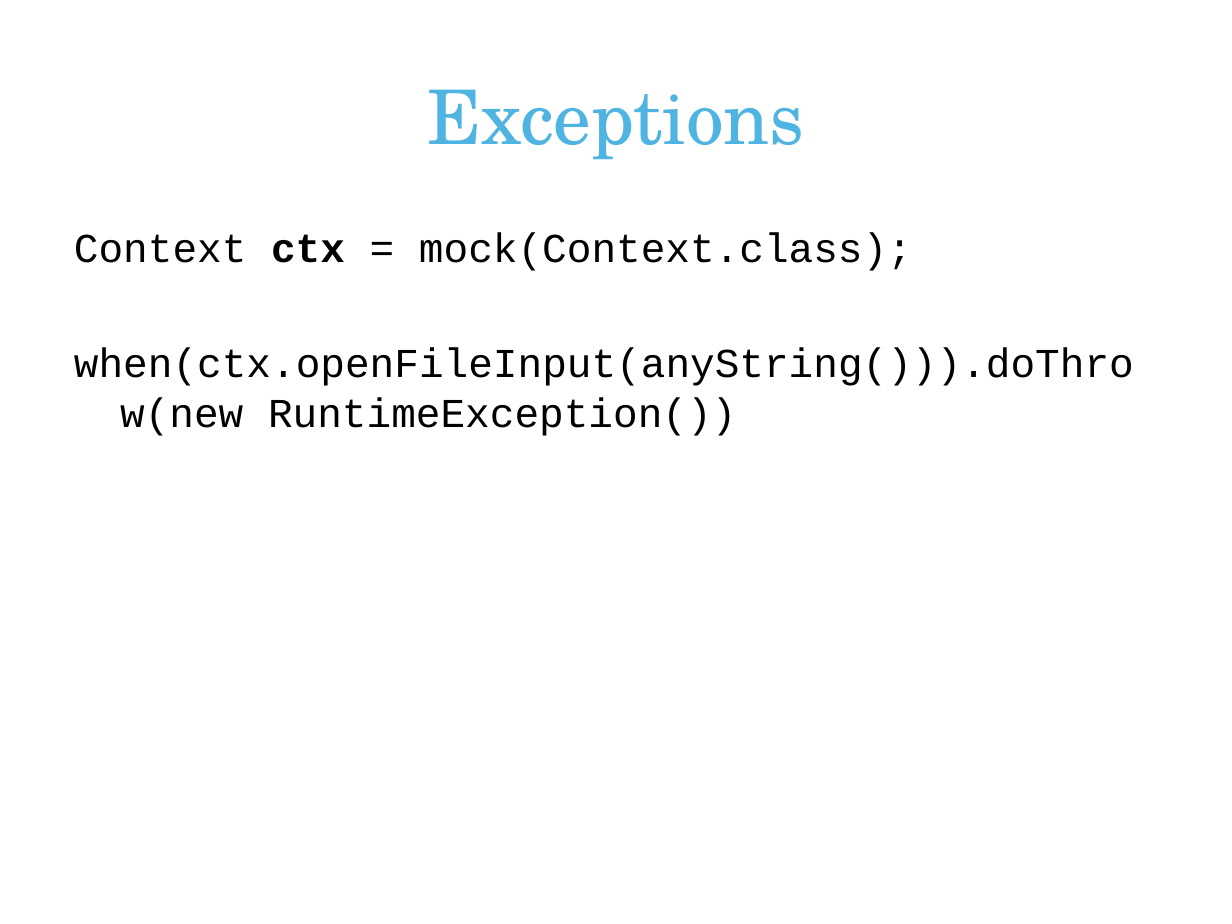
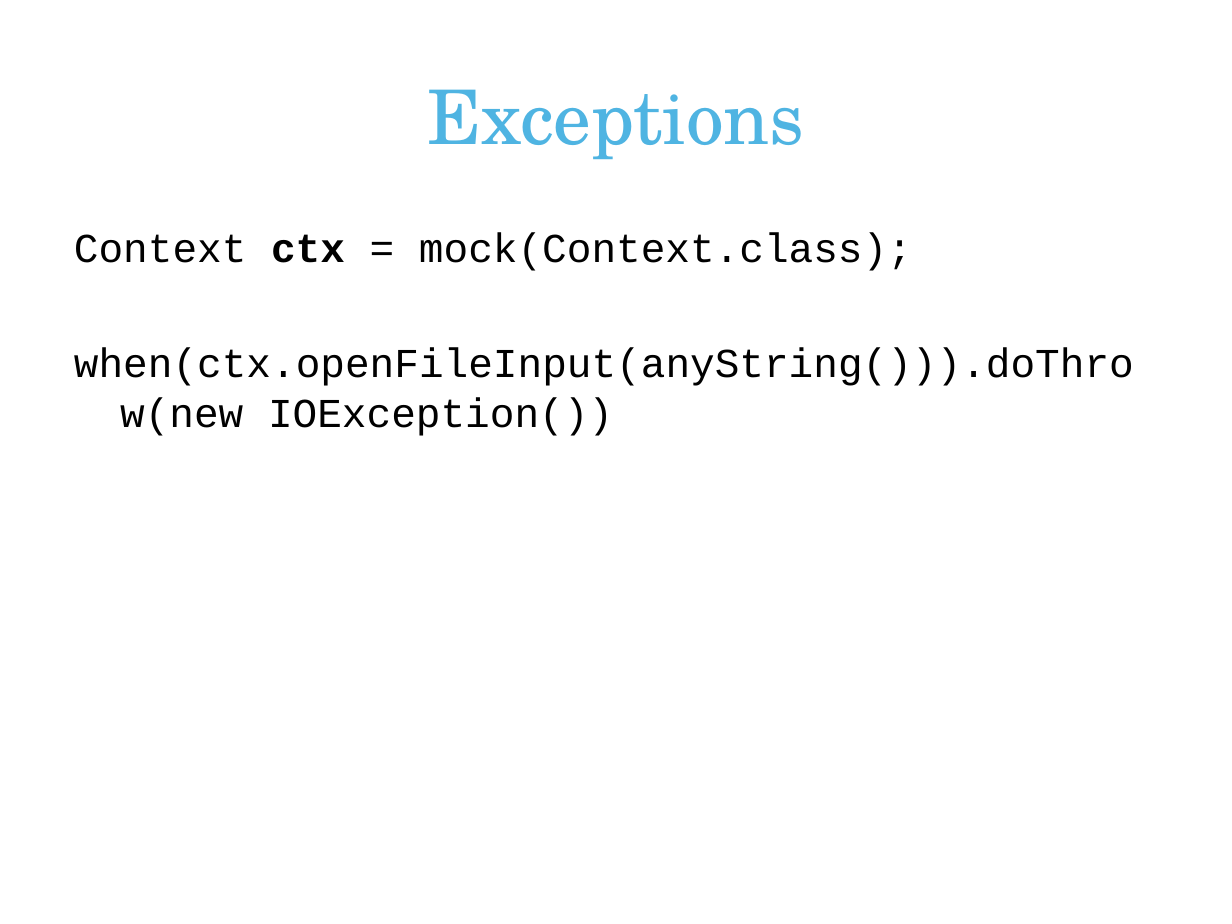
Before and after one commit to erjw/mockito-basic-lab, a slide deck: slide 12 of mockito-presentation.pptx (slide 11 before the commit). Drawn at 1232x924 pixels with LibreOffice and Linux fonts; fonts in the diff are those of the drawing; background and template pictures are left out. Boxes give left, top, right and bottom in pixels: in the first picture for what was removed or moved away, otherwise in the second. Text is boxed around its words. In the diff, an @@ line names an element or a change of style, - is before the commit and + after.

Commit message:
Presentation update.

```diff
--- a/mockito-presentation.pptx
+++ b/mockito-presentation.pptx
@@ text at (74, 348, 1134, 436): text changed @@
-when(ctx.openFileInput(anyString())).doThrow(new RuntimeException())
+when(ctx.openFileInput(anyString())).doThrow(new IOException())
```
Also in this commit, not shown: 8 other slides changed, 2 slides added, 1 slide removed.
